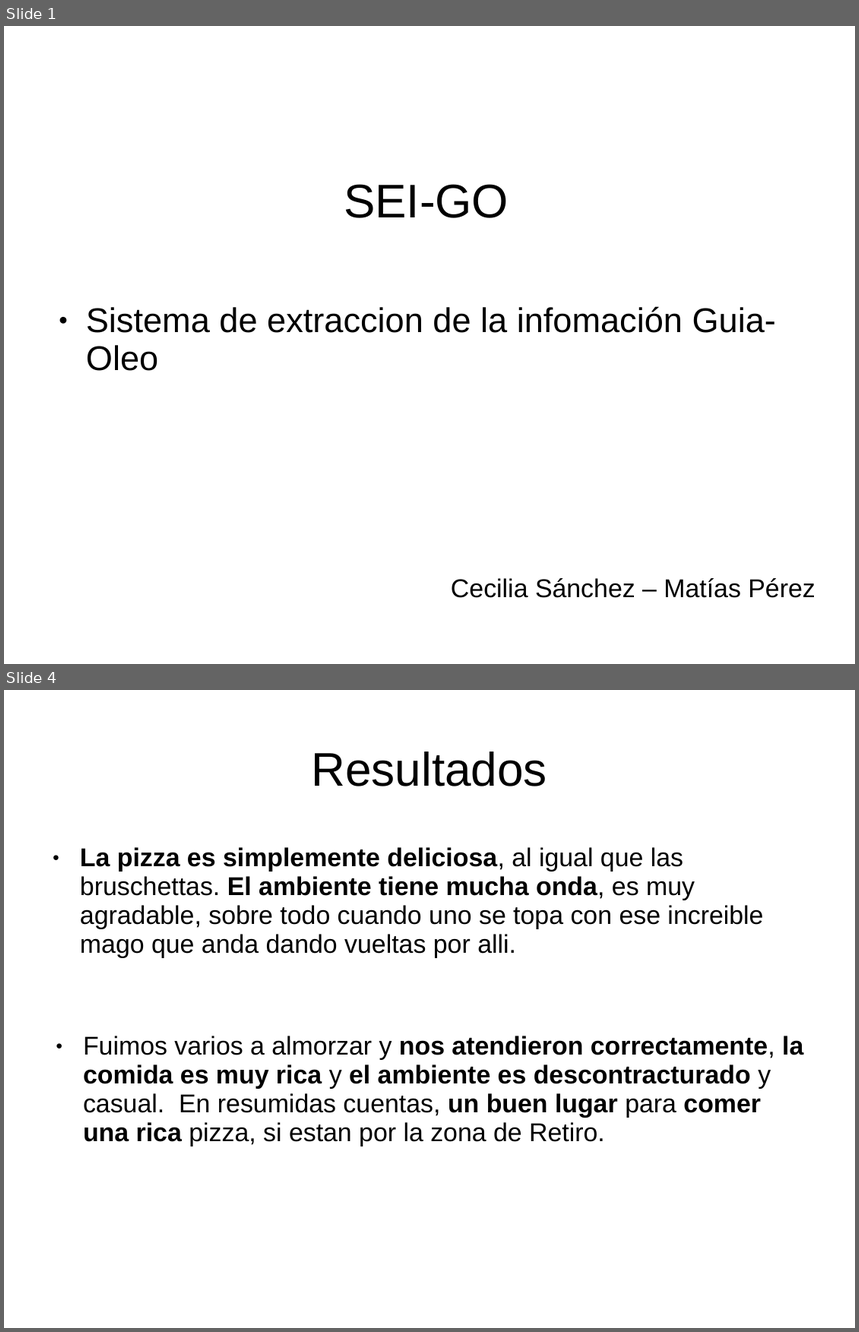
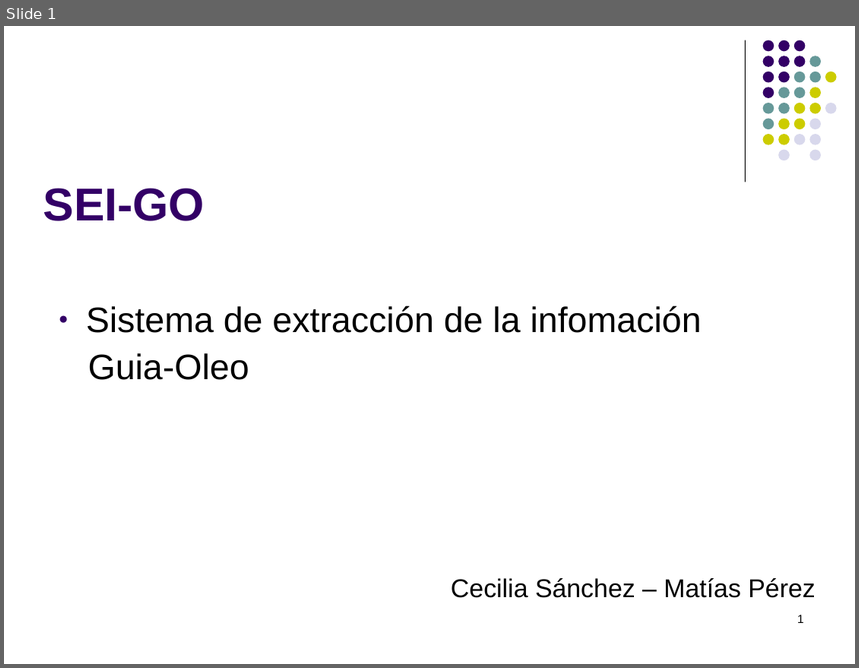
Before and after one commit to Maturuleco/ia2010primercuat, a slide deck: Presentacion/presentacion_final.ppt. Shown one above the other, each under a label of ours: slides 1 and 4 before the commit, slide 1 after it; the slides between them are not shown. The pictures are 859x1332 and 859x668 pixels, drawn with LibreOffice and Linux fonts; fonts in the diff are those of the drawing. Boxes give left, top, right and bottom in pixels: in the first picture for what was removed or moved away, otherwise in the second. Text is boxed around its words. In the diff, an @@ line names an element or a change of style, - is before the commit and + after.

```diff
--- a/Presentacion/presentacion_final.ppt
+++ b/Presentacion/presentacion_final.ppt
@@ slide 4 removed at [4, 690, 855, 1328], background #FFFFFF @@
@@ title removed at [311, 752, 547, 787] @@
-Resultados
@@ text removed at [80, 847, 763, 958] @@
-● La pizza es simplemente deliciosa, al igual que las bruschettas. El ambiente tiene mucha onda, es muy agradable, sobre todo cuando uno se topa con ese increible mago que anda dando vueltas por alli.
@@ text removed at [83, 1036, 804, 1146] @@
-● Fuimos varios a almorzar y nos atendieron correctamente, la comida es muy rica y el ambiente es descontracturado y casual. En resumidas cuentas, un buen lugar para comer una rica pizza, si estan por la zona de Retiro.
@@ slide 1 changed as well @@
@@ line added from (746, 40) to (746, 182), #000000 0.74 pt @@
@@ title "SEI-GO" at [44, 188, 205, 221]: size 44 to 43 pt, text colour #000000 to #330066, bold on; alignment centre to left; line spacing 0.93 to 1 @@
@@ group added at [763, 40, 837, 161]: 31 ellipses @@
@@ text at [86, 306, 702, 380]: text changed; size 32 to 33 pt @@
-● Sistema de extraccion de la infomación Guia-Oleo
+● Sistema de extracción de la infomación
+Guia-Oleo
@@ page number added at [797, 615, 804, 623], 11 pt, text #000000 @@
+1
```
Also in this commit, not shown: 1 other slide changed, 12 slides added, 2 other slides removed.
